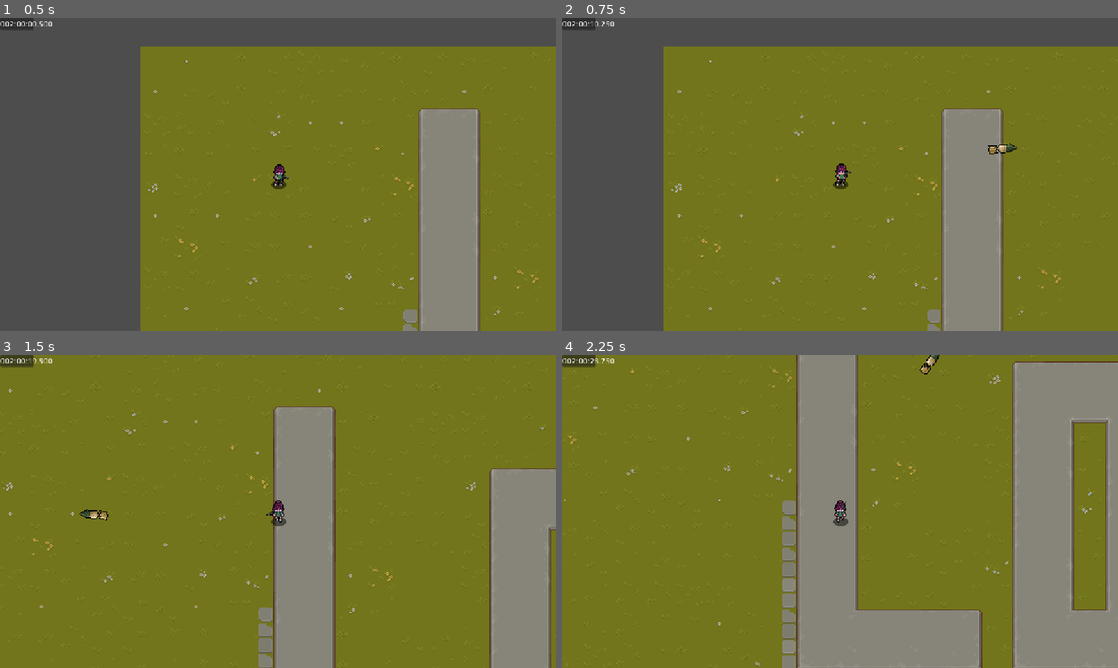
Above: before the commit, frames 1-4 (two rows, left to right).
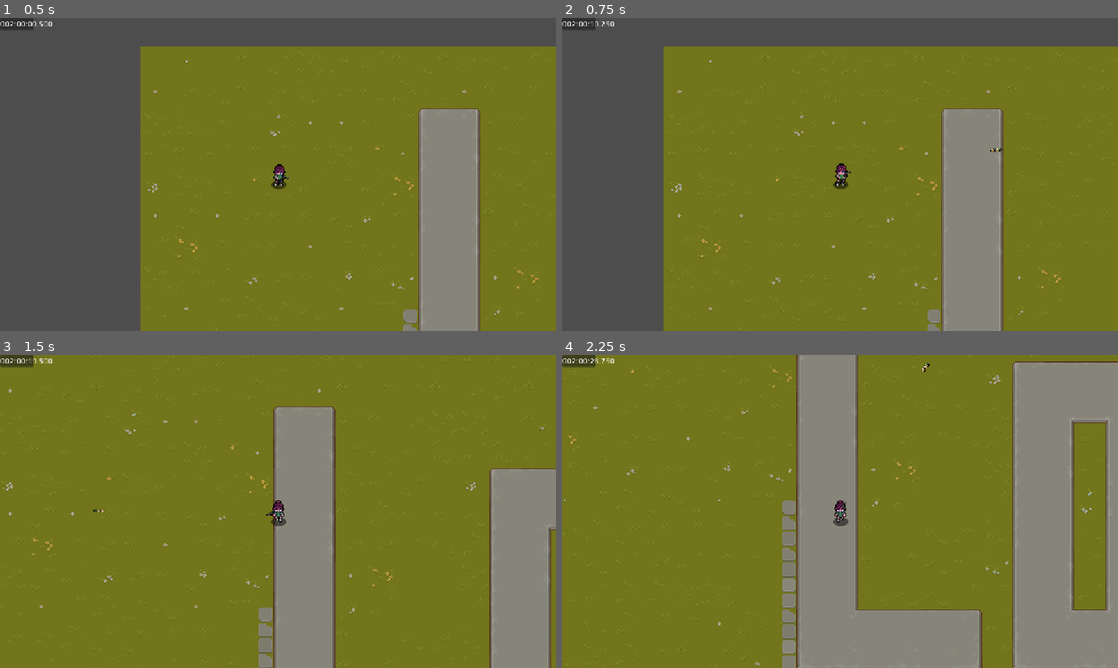
Above: after the commit, the same moments.

Repository: linus-privat/gamejam
Game: Godot game, scene res://scenes/linus_test/tileset_test.tscn
Same seed, same stepped clock (60 frames per second), same inputs: the game is played once before the commit and once after it.
Inputs (mouse positions are in pixels of both pictures, inside the frame that each line leads up to):
- Up to frame 1 (0.5 s): no input
- Up to frame 2 (0.75 s): move the mouse to (962, 158) at 0.52 s; hold D (walk right) from 0.53 s (still down); click (962, 158) at 0.6 s
- Up to frame 3 (1.5 s): move the mouse to (166, 527) at 1.27 s; release D (walk right) at 1.28 s; hold S (walk down) from 1.28 s (still down); click (166, 527) at 1.35 s
- Up to frame 4 (2.25 s): move the mouse to (895, 442) at 2.02 s; release S (walk down) at 2.03 s; hold D (walk right) from 2.03 s (still down); click (895, 442) at 2.1 s

Frame 1 is identical in both runs. In frame 2, 0.1% of the frame differs, in the area x 76-82%, y 40-44%; in frame 3, 0.1%, in the area x 14-20%, y 49-53%; in frame 4, 0.1%.

Commit message:
bullet verkleinert (es kommt nicht auf die größe an)

Diff:
--- a/gamejamgame/scenes/bullet.tscn
+++ b/gamejamgame/scenes/bullet.tscn
@@ -6,6 +6,7 @@
 [sub_resource type="PhysicsMaterial" id="PhysicsMaterial_y25gk"]
 
 [sub_resource type="CapsuleShape2D" id="CapsuleShape2D_y25gk"]
+radius = 7.5
 
 [node name="Bullet" type="RigidBody2D"]
 physics_material_override = SubResource("PhysicsMaterial_y25gk")
@@ -14,7 +15,9 @@
 
 [node name="CollisionShape2D" type="CollisionShape2D" parent="."]
 rotation = 1.5708
+scale = Vector2(0.4, 0.4)
 shape = SubResource("CapsuleShape2D_y25gk")
 
 [node name="Sprite2D" type="Sprite2D" parent="."]
+scale = Vector2(0.4, 0.4)
 texture = ExtResource("1_mkf8s")
